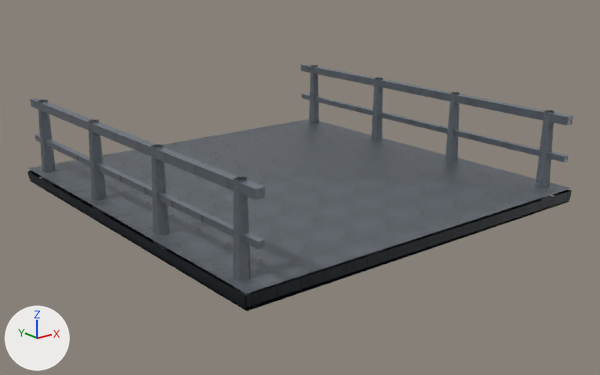
Before and after pictures for a commit that changed the glTF model game/assets/world/aetherfall/models/railing.glb.
Both versions are drawn from a 50 mm camera at (-7.47, -9.61, 3.19) aimed at (0.03, -0.24, -0.56). Every picture has the same lights, and +X, +Y and +Z are marked at lower left. The first picture is the older version. Vertices at exactly the same position are counted once.

In view in the first picture: 'RailKick', 'RailMid-10', 'RailMid10', 'RailPost-100', 'RailPost-101', 'RailPost-102', 'RailPost-103', 'RailPost100', 'RailPost101', 'RailPost102', 'RailPost103', 'RailTop-10', 'RailTop10'.
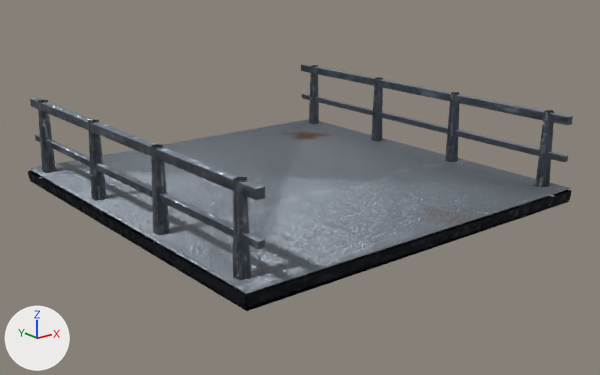
Location of each change, [x1, y1, x2, y2] in pixels of the pictures (600 x 375 px):
'RailKick', surface changed (lighter): [28, 119, 571, 308] in both
'RailTop-10', surface changed: [30, 98, 265, 200] in both
'RailTop10', surface changed: [301, 64, 573, 125] in both
'RailMid-10', surface changed: [35, 134, 265, 249] in both
'RailMid10', surface changed: [302, 94, 568, 162] in both
'RailPost-103', surface changed (darker): [233, 177, 251, 296] in both
'RailPost-102', surface changed (darker): [151, 144, 169, 249] in both
'RailPost-101', surface changed (darker): [88, 119, 106, 213] in both
'RailPost103', surface changed (darker): [535, 110, 554, 200] in both
'RailPost-100', surface changed (darker): [38, 100, 56, 185] in both
'RailPost102', surface changed (darker): [445, 92, 459, 162] in both
'RailPost101', surface changed (darker): [371, 77, 383, 141] in both
'RailPost100', surface changed: [309, 65, 319, 124] in both

What changed in the scene script:
```text
Change mat_steel:
    where n6 = _N.new('ShaderNodeTexImage'); n6.name = 'Image Texture.002'
    n6.image: img_b86eb4ec87076eac5bccd98ad02f8c177d4bb5140c61fb3a8060f0f2d2b9b1a1_jpg -> img_b86eb4ec87076eac5bccd98ad02f8c177d4bb5140c61fb3a8060f0f2d2b9b1a1
Change mat_composite:
    where n6 = _N.new('ShaderNodeTexImage'); n6.name = 'Image Texture.002'
    n6.image: img_ac84ea21fac395dd6be6c5a1692a64ef66476edc71bf0b2e4362be38cf631c78_jpg -> img_b86eb4ec87076eac5bccd98ad02f8c177d4bb5140c61fb3a8060f0f2d2b9b1a1
Change me_railpost_101:
    where me_railpost_101.from_pydata(...)  # 10 vertices, 16 faces; spans x -2.793..-2.59, y 0.78..0.984, z 0.0..1.32
    me_railpost_101 part 1: texture (UV) coordinates of 16 of 16 faces, centred in x -2.781..-2.626, y 0.809..0.962, z 0.0..1.32, changed; they spanned u -4.61..-4.27, v -1.62..-1.01 and now span u 0.23..0.72, v 0.86..0.97
Change me_railpost_102:
    where me_railpost_102.from_pydata(...)  # 10 vertices, 16 faces; spans x -2.793..-2.59, y -0.98..-0.776, z 0.0..1.32
    me_railpost_102 part 2: texture (UV) coordinates of 16 of 16 faces, centred in x -2.781..-2.626, y -0.951..-0.798, z 0.0..1.32, changed; they spanned u -4.61..-4.27, v 1.28..1.89 and now span u 0.24..0.77, v 0.86..0.97
Change me_railpost_103:
    where me_railpost_103.from_pydata(...)  # 10 vertices, 16 faces; spans x -2.793..-2.59, y -2.75..-2.546, z 0.0..1.32
    me_railpost_103 part 3: texture (UV) coordinates of 16 of 16 faces, centred in x -2.781..-2.626, y -2.721..-2.568, z 0.0..1.32, changed; they spanned u -4.61..-4.27, v 4.2..4.81 and now span u 0.19..0.67, v 0.86..0.97
Change me_railtop_10:
    where me_railtop_10.from_pydata(...)  # 8 vertices, 12 faces; spans x -2.76..-2.64, y -3.0..3.0, z 1.18..1.3
    me_railtop_10 part 4: texture (UV) coordinates of 12 of 12 faces, centred in x -2.76..-2.64, y -3.0..3.0, z 1.18..1.3, changed; they spanned u -4.14..-3.96, v -4.23..4.79 and now span u 0.23..0.5, v 0.74..0.97
Change me_railmid_10:
    where me_railmid_10.from_pydata(...)  # 8 vertices, 12 faces; spans x -2.74..-2.66, y -3.0..3.0, z 0.64..0.72
    me_railmid_10 part 5: texture (UV) coordinates of 12 of 12 faces, centred in x -2.74..-2.66, y -3.0..3.0, z 0.64..0.72, changed; they spanned u -4.11..-3.99, v -4.36..4.66 and now span u 0.37..0.79, v 0.74..0.96
Change me_railpost100:
    where me_railpost100.from_pydata(...)  # 10 vertices, 16 faces; spans x 2.607..2.81, y 2.55..2.754, z 0.0..1.32
    me_railpost100 part 6: texture (UV) coordinates of 16 of 16 faces, centred in x 2.619..2.774, y 2.579..2.732, z 0.0..1.32, changed; they spanned u 4.3..4.64, v -4.54..-3.93 and now span u 0.16..0.62, v 0.86..1.0
Change me_railpost101:
    where me_railpost101.from_pydata(...)  # 10 vertices, 16 faces; spans x 2.607..2.81, y 0.78..0.984, z 0.0..1.32
    me_railpost101 part 7: texture (UV) coordinates of 16 of 16 faces, centred in x 2.619..2.774, y 0.809..0.962, z 0.0..1.32, changed; they spanned u 4.3..4.64, v -1.62..-1.01 and now span u 0.07..0.5, v 0.86..1.0
Change me_railpost102:
    where me_railpost102.from_pydata(...)  # 10 vertices, 16 faces; spans x 2.607..2.81, y -0.98..-0.776, z 0.0..1.32
    me_railpost102 part 8: texture (UV) coordinates of 16 of 16 faces, centred in x 2.619..2.774, y -0.951..-0.798, z 0.0..1.32, changed; they spanned u 4.3..4.64, v 1.28..1.89 and now span u 0.12..0.56, v 0.86..1.0
Change me_railpost103:
    where me_railpost103.from_pydata(...)  # 10 vertices, 16 faces; spans x 2.607..2.81, y -2.75..-2.546, z 0.0..1.32
    me_railpost103 part 9: texture (UV) coordinates of 16 of 16 faces, centred in x 2.619..2.774, y -2.721..-2.568, z 0.0..1.32, changed; they spanned u 4.3..4.64, v 4.2..4.81 and now span u 0.02..0.27, v 0.86..1.0
Change me_railtop10:
    where me_railtop10.from_pydata(...)  # 8 vertices, 12 faces; spans x 2.64..2.76, y -3.0..3.0, z 1.18..1.3
    me_railtop10 part 10: texture (UV) coordinates of 12 of 12 faces, centred in x 2.64..2.76, y -3.0..3.0, z 1.18..1.3, changed; they spanned u 3.96..4.14, v -4.23..4.79 and now span u 0.34..0.61, v 0.74..0.97
Change me_railmid10:
    where me_railmid10.from_pydata(...)  # 8 vertices, 12 faces; spans x 2.66..2.74, y -3.0..3.0, z 0.64..0.72
    me_railmid10 part 11: texture (UV) coordinates of 12 of 12 faces, centred in x 2.66..2.74, y -3.0..3.0, z 0.64..0.72, changed; they spanned u 3.99..4.11, v -4.36..4.66 and now span u 0.0..0.39, v 0.86..0.96
Change me_railkick:
    where me_railkick.from_pydata(...)  # 40 vertices, 48 faces; spans x -2.94..2.94, y -3.01..3.01, z -0.02..0.2
    me_railkick part 12: texture (UV) coordinates of 48 of 48 faces, centred in x -2.94..2.94, y -3.0..3.0, z -0.02..0.2, changed; they spanned u -4.35..4.35, v -4.5..4.54 and now span u 0.0..0.73, v 0.0..0.8
```
